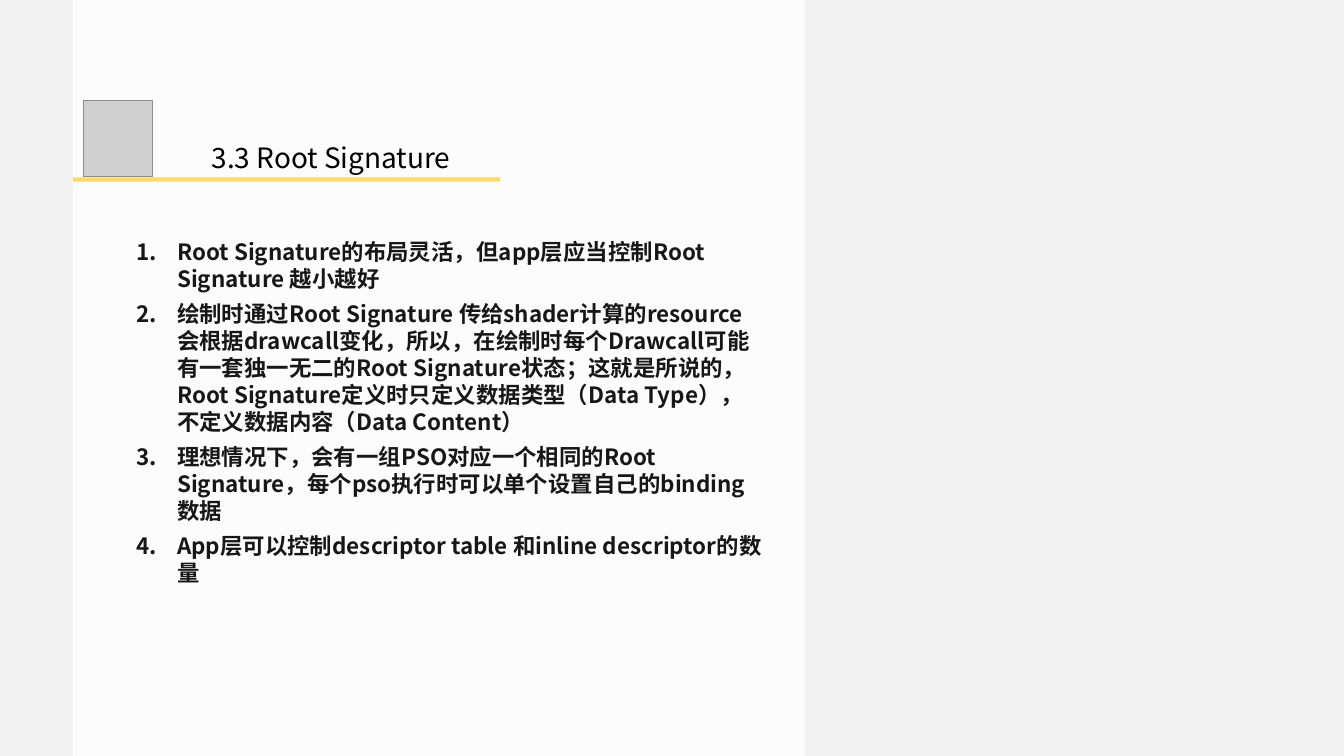
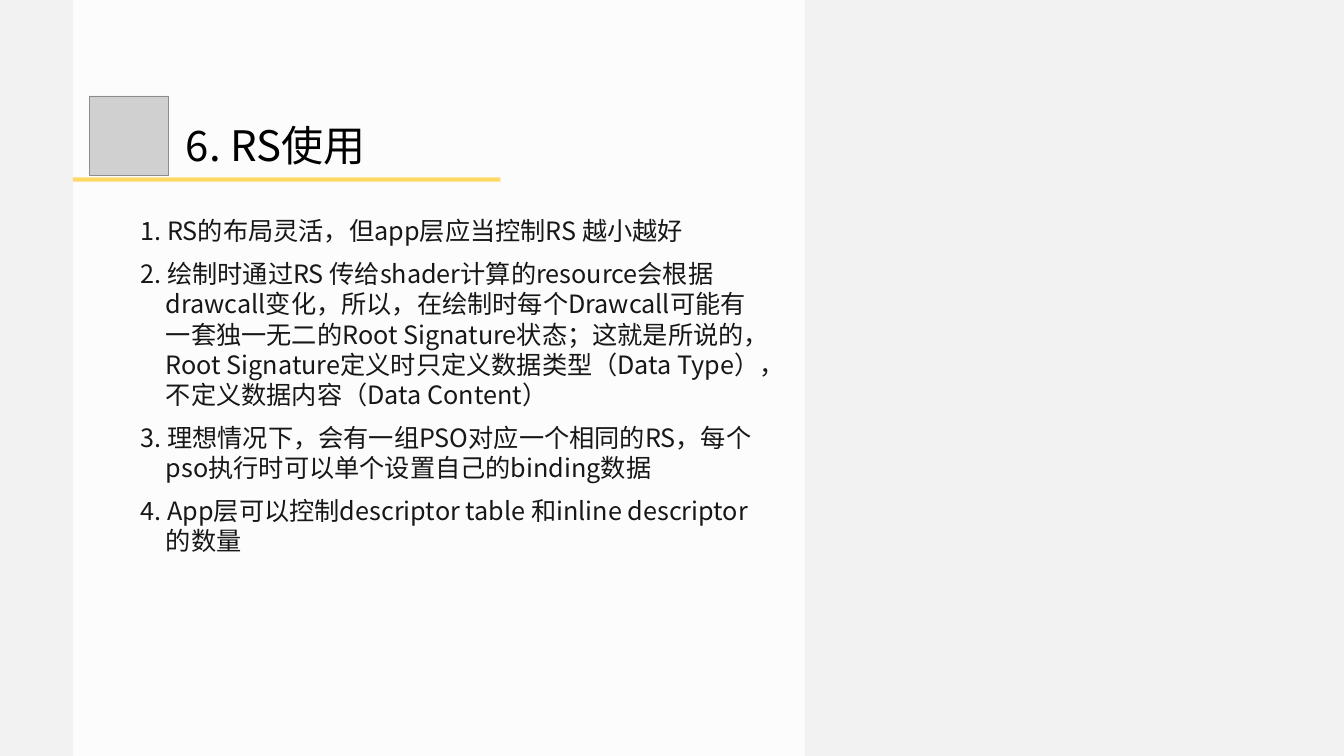
Before and after one commit to doomlover/KSGameEngineTutorials, a slide deck: slide 31 of PPTs/05.深入DX12绘制二.pptx (slide 25 before the commit). Drawn at 1344x756 pixels with LibreOffice and Linux fonts; fonts in the diff are those of the drawing; grey boxes stand for pictures. Boxes give left, top, right and bottom in pixels: in the first picture for what was removed or moved away, otherwise in the second. Text is boxed around its words. In the diff, an @@ line names an element or a change of style, - is before the commit and + after.

Commit message:
根据上周四会议，整理

```diff
--- a/PPTs/05.深入DX12绘制二.pptx
+++ b/PPTs/05.深入DX12绘制二.pptx
@@ picture: place and size @@
-picture at box(84, 100, 152, 176)
+picture at box(89, 96, 168, 175)
@@ text added at box(186, 126, 365, 165), 60 pt, text #000000 @@
+  6. RS使用
@@ text removed at box(212, 146, 450, 175) @@
-  3.3 Root Signature
@@ text at box(141, 218, 784, 526): text changed; size 32 to 36 pt; bold off @@
-1. Root Signature的布局灵活，但app层应当控制Root Signature 越小越好
-2. 绘制时通过Root Signature 传给shader计算的resource会根据drawcall变化，所以，在绘制时每个Drawcall可能有一套独一无二的Root Signature状态；这就是所说的，Root Signature定义时只定义数据类型（Data Type），不定义数据内容（Data Content）
-3. 理想情况下，会有一组PSO对应一个相同的Root Signature，每个pso执行时可以单个设置自己的binding数据
-4. App层可以控制descriptor table 和inline descriptor的数量
+1. RS的布局灵活，但app层应当控制RS 越小越好
+2. 绘制时通过RS 传给shader计算的resource会根据drawcall变化，所以，在绘制时每个Drawcall可能有一套独一无二的Root Signature状态；这就是所说的，Root Signature定义时只定义数据类型（Data Type），不定义数据内容（Data Content）
+3. 理想情况下，会有一组PSO对应一个相同的RS，每个pso执行时可以单个设置自己的binding数据
+4. App层可以控制descriptor table 和inline descriptor的数量
```
Also in this commit, not shown: 13 other slides changed, 21 slides added, 20 slides removed, 1 other file.
